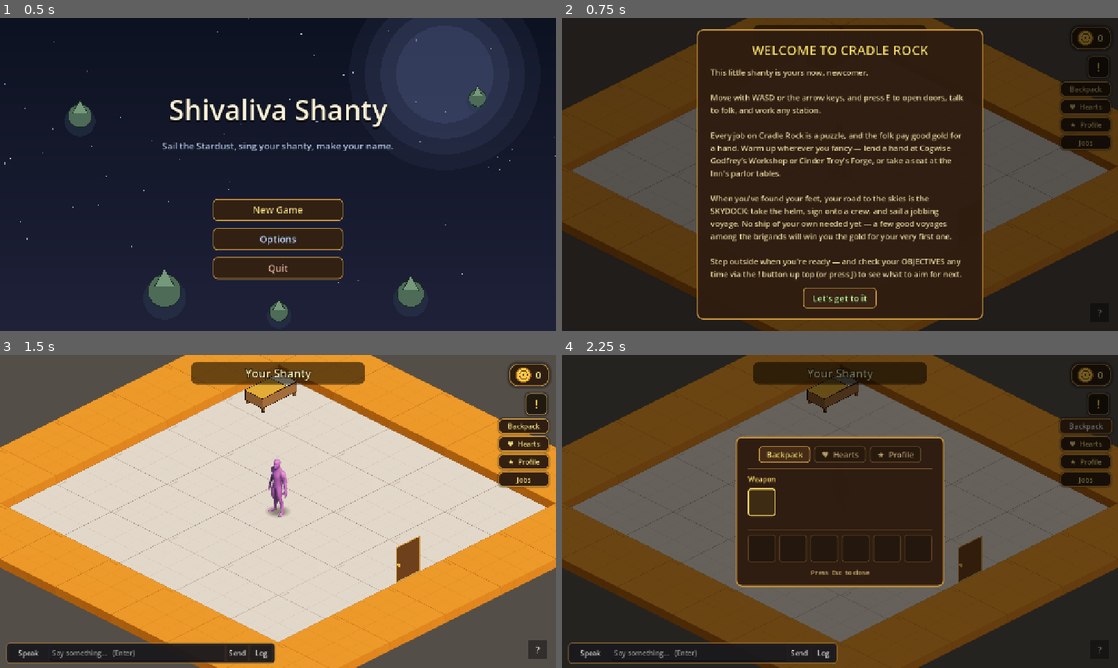
Above: before the commit, frames 1-4 (two rows, left to right).
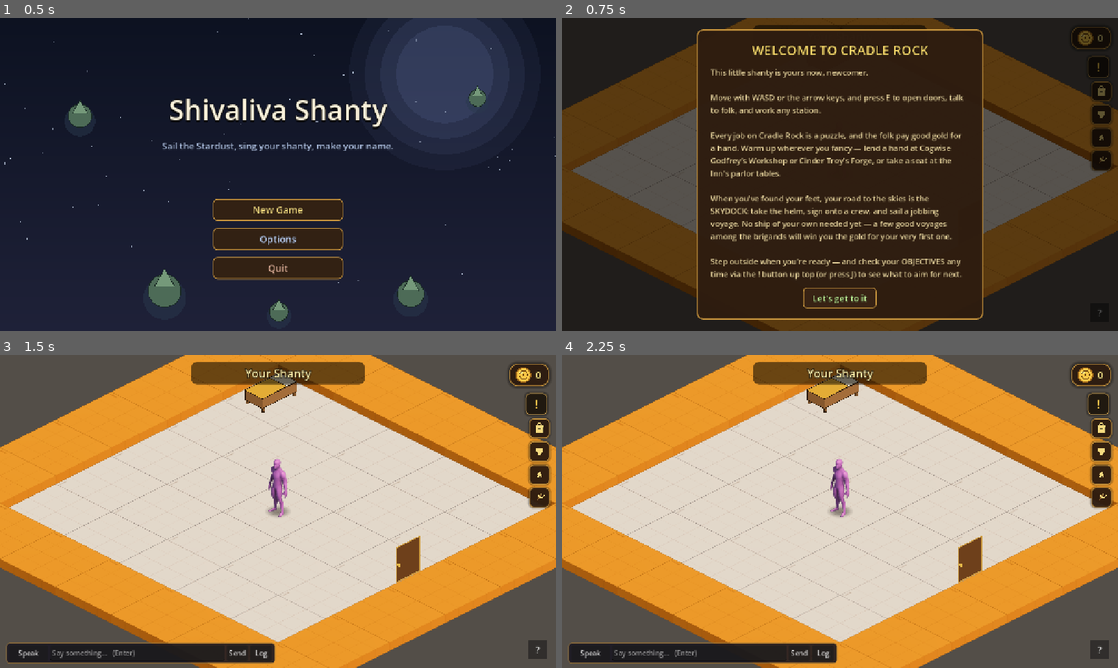
Above: after the commit, the same moments.

Repository: TairoyZone/shivaliva-shanty
Game: Godot game, scene res://main.tscn
Same seed, same stepped clock (60 frames per second), same inputs: the game is played once before the commit and once after it.
Inputs (mouse positions are in pixels of both pictures, inside the frame that each line leads up to):
- Up to frame 1 (0.5 s): no input
- Up to frame 2 (0.75 s): click "New Game" at 0.5 s
- Up to frame 3 (1.5 s): click "Let's get to it" at 1.25 s
- Up to frame 4 (2.25 s): click (1084, 426) at 2 s, where only the run before the commit has a clickable "Backpack"

Frame 1 is identical in both runs. In frame 2, 1.4% of the frame differs, in the area x 89-99%, y 20-49%; in frame 3, 2.0%; in frame 4, 96%, in the area x 0-100%, y 0-100%.

Commit message:
polish(hud): voyage chart -> hover-expand top strip + quick-menu -> slim icon buttons
Two of the deferred HUD-polish items (the Loft MeterBars landed in 38527a0):

CHART: the deck's VoyageChart is now a THIN top-CENTRE strip (dest · Stop N/M · Pool · a hover hint) that expands DOWN into the full route on hover, then collapses — clears the busy bottom-left (chat + feed live there) and uses the space the old captain banner freed. New place_collapsed_top() + hover tweens; the in-play Loft/Patchworks charts keep their top-left full view.

MENU: the chunky text Backpack/Hearts/Profile/Jobs column is now a slim ICON column (46px brass squares) using a new procedural MenuGlyph (bag/heart/star/pickaxe) + hover tooltips — stops it competing with the vitals. Fixed the Backpack tooltip (E, not Esc, opens it now).

Verified: editor scan clean + a rendered deck capture (save backed up/restored around the run).

Co-Authored-By: Claude Opus 4.8 <noreply@anthropic.com>

Diff:
--- a/interface/hud.gd
+++ b/interface/hud.gd
@@ -184,36 +184,38 @@
 	menu.name = "QuickMenu"
 	menu.anchor_left = 1.0
 	menu.anchor_right = 1.0
-	menu.offset_left = -132.0
+	menu.offset_left = -62.0     # slim icon column (was a wide text column) — frees the right edge
 	menu.offset_top = 146.0
-	menu.offset_right = -16.0
+	menu.offset_right = -14.0
 	menu.grow_horizontal = Control.GROW_DIRECTION_BEGIN
-	menu.add_theme_constant_override("separation", 6)
+	menu.add_theme_constant_override("separation", 7)
 	menu.mouse_filter = Control.MOUSE_FILTER_IGNORE
 	add_child(menu)
 	# Draw the menu beneath the inventory/journal overlays (which come later
 	# in the tree), so opening a panel visually covers the buttons.
 	move_child(menu, _inventory_panel.get_index())
-	_bag_btn = _make_menu_button("Backpack", "items", "Backpack — your items  (Esc)")
+	# Slim ICON-first buttons (Troy 2026-06-07) — a procedural [MenuGlyph] + a hover tooltip for the label.
+	_bag_btn = _make_icon_button("bag", "items", "Backpack — your items  (E)")
 	menu.add_child(_bag_btn)
-	menu.add_child(_make_menu_button("♥  Hearts", "relationships", "Hearties — your bonds with the cast  (R)"))
-	menu.add_child(_make_menu_button("★  Profile", "profile", "Profile — your rank, trophies, and skills"))
-	menu.add_child(_make_menu_button("Jobs", "", "Shoppe Jobs — Mining & Woodcutting", _open_jobs))
-
-
-func _make_menu_button(text: String, tab: String, tooltip: String, action: Callable = Callable()) -> Button:
+	menu.add_child(_make_icon_button("heart", "relationships", "Hearties — your bonds with the cast  (R)"))
+	menu.add_child(_make_icon_button("star", "profile", "Profile — your rank, trophies, and skills"))
+	menu.add_child(_make_icon_button("jobs", "", "Shoppe Jobs — Mining & Woodcutting", _open_jobs))
+
+
+func _make_icon_button(glyph: String, tab: String, tooltip: String, action: Callable = Callable()) -> Button:
 
 	var btn : Button = Button.new()
-	btn.text = text
+	btn.custom_minimum_size = Vector2(46.0, 46.0)
 	btn.tooltip_text = tooltip
 	btn.focus_mode = Control.FOCUS_NONE
-	btn.add_theme_font_size_override("font_size", 16)
-	btn.add_theme_color_override("font_color", Color(0.96, 0.86, 0.50, 1.0))
-	btn.add_theme_color_override("font_outline_color", Color(0, 0, 0, 0.85))
-	btn.add_theme_constant_override("outline_size", 3)
 	btn.add_theme_stylebox_override("normal", _menu_btn_style(0))
 	btn.add_theme_stylebox_override("hover", _menu_btn_style(1))
 	btn.add_theme_stylebox_override("pressed", _menu_btn_style(2))
+	var icon : MenuGlyph = MenuGlyph.new()
+	icon.kind = glyph
+	icon.set_anchors_preset(Control.PRESET_FULL_RECT)
+	icon.mouse_filter = Control.MOUSE_FILTER_IGNORE   # the button takes the click, the glyph just draws
+	btn.add_child(icon)
 	if action.is_valid():
 		btn.pressed.connect(action)
 	else:
--- /dev/null
+++ b/interface/quick_menu/menu_glyph.gd
@@ -0,0 +1,66 @@
+@tool
+## MenuGlyph — a tiny procedural icon for the HUD's quick-access buttons (Backpack / Hearts / Profile /
+## Jobs), so the menu can be slim ICON-first instead of chunky text buttons. Placeholder-first _draw shapes
+## in brass (a Sprite child could supersede later — art-swap). Centred on its rect; set [member kind].
+class_name MenuGlyph
+extends Control
+
+const GOLD : Color = Color(0.96, 0.86, 0.50, 1.0)
+const DARK : Color = Color(0.0, 0.0, 0.0, 0.55)
+const HANDLE : Color = Color(0.55, 0.38, 0.18, 1.0)
+
+@export_enum("bag", "heart", "star", "jobs") var kind : String = "bag":
+	set(value):
+		kind = value
+		queue_redraw()
+
+
+func _draw() -> void:
+
+	var c : Vector2 = size * 0.5
+	match kind:
+		"bag":
+			_bag(c)
+		"heart":
+			_heart(c)
+		"star":
+			_star(c)
+		"jobs":
+			_jobs(c)
+
+
+func _bag(c: Vector2) -> void:
+
+	var body : Rect2 = Rect2(c.x - 9.0, c.y - 5.0, 18.0, 15.0)
+	draw_rect(body, GOLD)
+	draw_rect(body, DARK, false, 1.5)
+	draw_rect(Rect2(c.x - 9.0, c.y - 8.0, 18.0, 5.0), GOLD)   # lid flap
+	draw_line(Vector2(c.x - 9.0, c.y - 3.0), Vector2(c.x + 9.0, c.y - 3.0), DARK, 1.2)
+	draw_arc(Vector2(c.x, c.y - 8.0), 4.0, PI, TAU, 10, GOLD, 2.0)   # top strap loop
+	draw_rect(Rect2(c.x - 2.0, c.y - 1.0, 4.0, 4.0), DARK)   # buckle
+
+
+func _heart(c: Vector2) -> void:
+
+	draw_circle(c + Vector2(-4.0, -3.0), 4.6, GOLD)
+	draw_circle(c + Vector2(4.0, -3.0), 4.6, GOLD)
+	draw_colored_polygon(PackedVector2Array([
+		c + Vector2(-8.2, -1.0), c + Vector2(8.2, -1.0), c + Vector2(0.0, 9.0)]), GOLD)
+
+
+func _star(c: Vector2) -> void:
+
+	var pts : PackedVector2Array = PackedVector2Array()
+	for i in 10:
+		var ang : float = -PI * 0.5 + PI * float(i) / 5.0
+		var r : float = 9.0 if i % 2 == 0 else 3.8
+		pts.append(c + Vector2(cos(ang), sin(ang)) * r)
+	draw_colored_polygon(pts, GOLD)
+
+
+func _jobs(c: Vector2) -> void:
+
+	# A pickaxe: a wooden handle with a curved steel head (the Shoppe-Jobs = Mining/Woodcutting).
+	draw_line(c + Vector2(-6.0, 8.0), c + Vector2(4.0, -8.0), HANDLE, 2.6)   # handle
+	draw_arc(c + Vector2(4.0, -8.0), 7.5, PI * 0.05, PI * 0.95, 12, GOLD, 2.4)   # head
+	draw_circle(c + Vector2(4.0, -8.0), 1.6, GOLD)   # collar
--- a/interface/voyage_chart/voyage_chart.gd
+++ b/interface/voyage_chart/voyage_chart.gd
@@ -52,6 +52,12 @@
 var _bg : StyleBoxFlat           # self-drawn panel backing (so any scene can drop us in bare)
 
 const SIZE : Vector2 = Vector2(326.0, 116.0)
+const COLLAPSED_H : float = 30.0   # the thin one-line strip height when collapsed (hover to expand)
+const EXPAND_TIME : float = 0.22
+
+var _collapsible : bool = false    # deck chart only: a thin top strip that expands DOWN on hover
+var _collapsed : bool = true
+var _h_tween : Tween
 ## She sails CONTINUOUSLY while you work the station (deck + Loft charts share voyage_ship_t, so
 ## the progress is identical on both screens), STOPPING at each node where the event fires. Pace
 ## is how good the crew are (avg duty_skill) — slow enough to fill a puzzle session per leg.
@@ -88,6 +94,52 @@
 	offset_top = 16.0 if top else -(16.0 + SIZE.y)
 	offset_bottom = (16.0 + SIZE.y) if top else -16.0
 	parent.add_child(self)
+
+
+# Deck variant: a THIN top-CENTRE strip (dest + stop + pool) that expands DOWN into the full route on
+# hover, then collapses again — keeps the busy bottom-left clear (chat + feed live there). Troy 2026-06-07.
+func place_collapsed_top(parent: CanvasLayer) -> void:
+
+	_collapsible = true
+	_collapsed = true
+	mouse_filter = Control.MOUSE_FILTER_PASS   # hover works; clicks fall through to the deck
+	anchor_left = 0.5
+	anchor_right = 0.5
+	anchor_top = 0.0
+	anchor_bottom = 0.0
+	offset_left = -SIZE.x * 0.5
+	offset_right = SIZE.x * 0.5
+	offset_top = 14.0
+	offset_bottom = 14.0 + COLLAPSED_H
+	mouse_entered.connect(_on_hover_expand)
+	mouse_exited.connect(_on_hover_collapse)
+	parent.add_child(self)
+
+
+func _on_hover_expand() -> void:
+
+	if not _collapsible or not _collapsed:
+		return
+	_collapsed = false
+	_tween_height(14.0 + SIZE.y)
+
+
+func _on_hover_collapse() -> void:
+
+	if not _collapsible or _collapsed:
+		return
+	_collapsed = true
+	_tween_height(14.0 + COLLAPSED_H)
+
+
+func _tween_height(target_bottom: float) -> void:
+
+	if _h_tween != null and _h_tween.is_valid():
+		_h_tween.kill()
+	_h_tween = create_tween()
+	_h_tween.tween_property(self, "offset_bottom", target_bottom, EXPAND_TIME) \
+		.set_trans(Tween.TRANS_QUAD).set_ease(Tween.EASE_OUT)
+	_h_tween.parallel().tween_method(func(_v: float) -> void: queue_redraw(), 0.0, 1.0, EXPAND_TIME)
 
 
 # Pull the live route straight from PlayerState. `sailing` = she's CROSSING a leg now (sails
@@ -242,6 +294,16 @@
 	if _bg != null:
 		draw_style_box(_bg, Rect2(Vector2.ZERO, size))
 	var font : Font = get_theme_default_font()
+	# Collapsed deck strip: one line (dest left, stop + pool right, a ▾ expand hint). Hover shows the route.
+	if _collapsible and _collapsed:
+		if font != null:
+			var arrived0 : bool = _done >= _total
+			draw_string(font, Vector2(LM - 6.0, 20.0), "Bound for %s" % _dest,
+				HORIZONTAL_ALIGNMENT_LEFT, -1, 14, TEXT_DEST)
+			var stop0 : String = "Arrived!" if arrived0 else "Stop %d/%d" % [mini(_done + 1, _total), _total]
+			draw_string(font, Vector2(0.0, 19.0), "%s   ·   Pool %dg   ▾" % [stop0, _haul],
+				HORIZONTAL_ALIGNMENT_RIGHT, size.x - RM + 8.0, 13, TEXT_STOP)
+		return
 	var x0 : float = LM
 	var ship_x : float = LM + (size.x - LM - RM) * _ship_t
 
--- a/levels/ship_deck/ship_deck.gd
+++ b/levels/ship_deck/ship_deck.gd
@@ -561,12 +561,10 @@
 	_prompt.visible = false
 	add_child(_prompt)
 
-	# Voyage CHART (self-contained, BOTTOM-LEFT — clear of the captain banner up top and the
-	# [Click] prompt bottom-centre). Populated by _setup_phase → _refresh_chart right after this.
+	# Voyage CHART — a THIN top-CENTRE strip (dest · stop · pool) that expands DOWN into the full route on
+	# hover, keeping the busy bottom-left (chat + feed) clear. Populated by _setup_phase → _refresh_chart.
 	_chart = VoyageChart.new()
-	_chart.place_at(layer, false)
-	_chart.offset_top -= 50.0       # lift the chart clear of the bottom chat bar (Troy 2026-06-07)
-	_chart.offset_bottom -= 50.0
+	_chart.place_collapsed_top(layer)
 	_chart.reached_stop.connect(_on_chart_reached_stop)
 	_chart.reached_encounter.connect(_on_chart_reached_encounter)
 
Not shown, added: interface/quick_menu/menu_glyph.gd.uid
